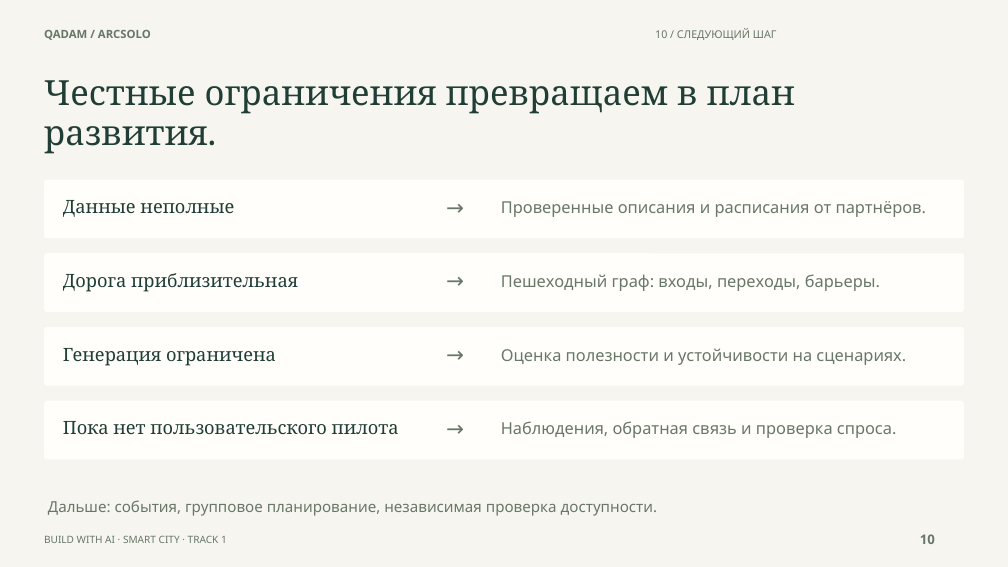
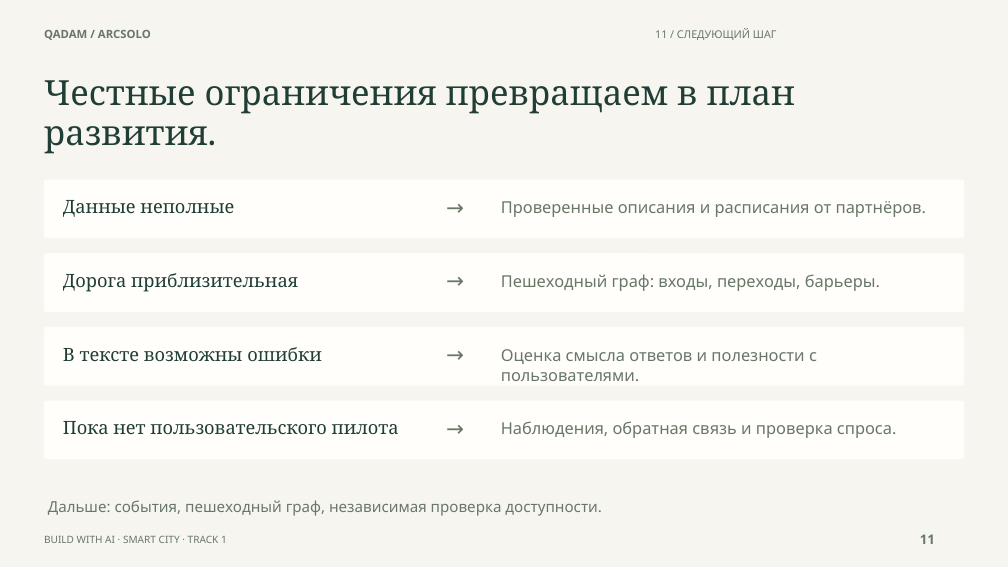
Before and after one commit to Csadow/qadam-astana, a slide deck: slide 11 of presentation/Qadam_ArcSolo_pitch_RU.pptx (slide 10 before the commit). Drawn at 1008x567 pixels with LibreOffice and Linux fonts; fonts in the diff are those of the drawing. Boxes give left, top, right and bottom in pixels: in the first picture for what was removed or moved away, otherwise in the second. Text is boxed around its words. In the diff, an @@ line names an element or a change of style, - is before the commit and + after.

```diff
--- a/presentation/Qadam_ArcSolo_pitch_RU.pptx
+++ b/presentation/Qadam_ArcSolo_pitch_RU.pptx
@@ text at (x1=655, y1=28, x2=777, y2=40): text changed @@
-10 / СЛЕДУЮЩИЙ ШАГ
+11 / СЛЕДУЮЩИЙ ШАГ
@@ text at (x1=63, y1=347, x2=322, y2=361): text changed @@
-Генерация ограничена
+В тексте возможны ошибки
@@ text at (x1=501, y1=349, x2=817, y2=381): text changed @@
-Оценка полезности и устойчивости на сценариях.
+Оценка смысла ответов и полезности с
+пользователями.
@@ text at (x1=48, y1=500, x2=601, y2=516): text changed @@
-Дальше: события, групповое планирование, независимая проверка доступности.
+Дальше: события, пешеходный граф, независимая проверка доступности.
@@ text at (x1=920, y1=534, x2=935, y2=544): text changed @@
-10
+11
```
Also in this commit, not shown: 8 other slides changed, 1 slide added, 53 other files.
